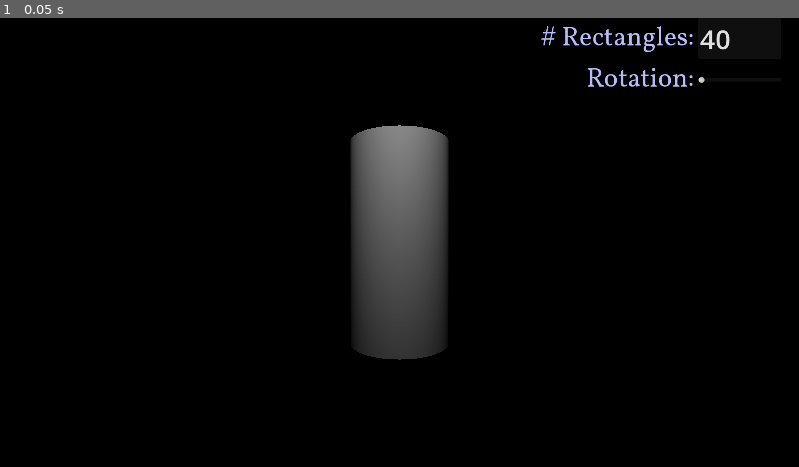
Above: before the commit, frame 1.
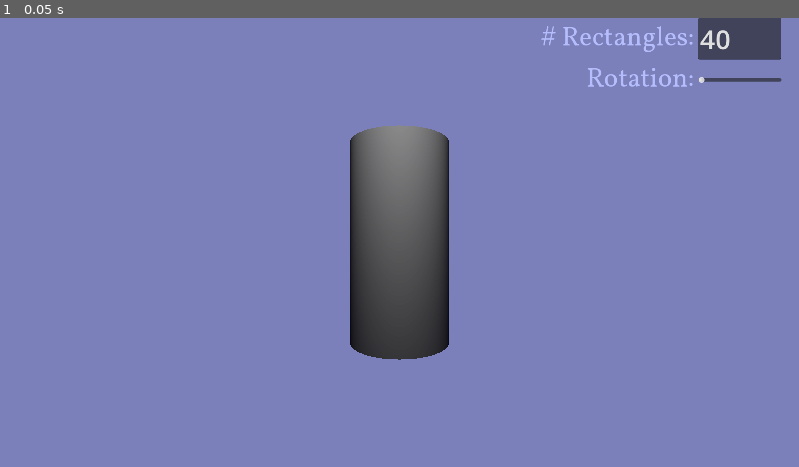
Above: after the commit, the same moment.

Repository: yunusey/CalculusVisualizations
Game: Godot game, scene res://Main.tscn
Two runs of this game, one before a commit and one after it. Both use one fixed random seed, a clock stepped at 60 frames per second and the inputs below.
Inputs:
- Up to frame 1 (0.05 s): no input

The runs differ from the first frame. In frame 1, 93% of the frame differs, in the area x 0-100%, y 0-100%.

Commit message:
Change background color

Diff:
--- a/Main.tscn
+++ b/Main.tscn
@@ -13,7 +13,6 @@
 
 [sub_resource type="Environment" id="Environment_sex3u"]
 background_color = Color(0.0941176, 0.0980392, 0.14902, 1)
-background_energy_multiplier = 0.0
 sky = SubResource("Sky_d1c81")
 tonemap_mode = 2
 glow_enabled = true
